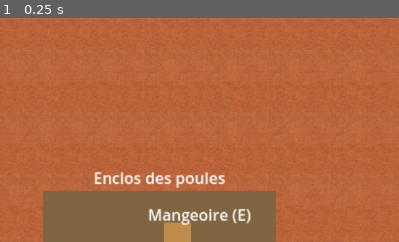
Above: before the commit, frame 1.
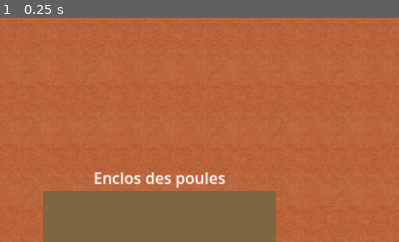
Above: after the commit, the same moment.

Repository: johnatan1999/fiainana-kely
Game: Godot game, scene res://world/world.tscn
Same seed, same stepped clock (60 frames per second), same inputs: the game is played once before the commit and once after it.
Inputs:
- Up to frame 1 (0.25 s): no input
The pictures show only the part of the screen within x 7-57%, y 50-100%; the shares and areas given below are measured in that part.

The runs differ from the first frame. In frame 1, 1.4% of the frame differs, in the area x 37-63%, y 85-100%.

Commit message:
add feeding and water bowl sprite

Diff:
--- /dev/null
+++ b/components/interaction/interactable_component.gd
@@ -0,0 +1,30 @@
+class_name InteractableComponent
+extends Area2D
+
+# Signal emitted when the player triggers this interaction
+signal interacted
+
+# Prompt displayed to the player (e.g. "Fill Bowl", "Open Chest", "Talk")
+@export var prompt_message: String = "Interact"
+
+# Whether the player can currently interact with this object
+@export var is_interactable: bool = true
+@export var interact_sfx: AudioStream
+
+
+## Called by the player's interaction detector when the interact button is pressed
+func interact() -> void:
+	if not is_interactable:
+		return
+
+	if interact_sfx:
+		AudioManager.play_sfx(interact_sfx)
+	else:
+		AudioManager.play_interact_sfx()
+	# Notify listening parent entity that interaction happened
+	interacted.emit()
+
+
+## Enable or disable interaction programmatically
+func set_interactable(enabled: bool) -> void:
+	is_interactable = enabled
--- /dev/null
+++ b/components/interaction/interactable_component.tscn
@@ -0,0 +1,10 @@
+[gd_scene load_steps=2 format=3 uid="uid://b2ppi6fyhgp1c"]
+
+[ext_resource type="Script" path="res://components/interaction/interactable_component.gd" id="1_52gu1"]
+
+[node name="InteractableComponent" type="Area2D"]
+collision_layer = 4
+collision_mask = 0
+script = ExtResource("1_52gu1")
+
+[node name="InteractableCollision2D" type="CollisionShape2D" parent="."]
--- a/entities/player/player.tscn
+++ b/entities/player/player.tscn
@@ -161,6 +161,9 @@
 "speed": 5.0
 }]
 
+[sub_resource type="RectangleShape2D" id="RectangleShape2D_o17cg"]
+size = Vector2(26, 25.5)
+
 [node name="Player" type="CharacterBody2D" groups=["player"]]
 y_sort_enabled = true
 script = ExtResource("1_piccd")
@@ -178,3 +181,13 @@
 animation = &"walk_right"
 frame_progress = 0.696398
 offset = Vector2(0, -64)
+
+[node name="InteractionPivot" type="Node2D" parent="."]
+
+[node name="InteractionDetector" type="Area2D" parent="InteractionPivot"]
+collision_layer = 0
+collision_mask = 4
+
+[node name="CollisionShape2D" type="CollisionShape2D" parent="InteractionPivot/InteractionDetector"]
+position = Vector2(13, 0)
+shape = SubResource("RectangleShape2D_o17cg")
--- a/entities/player/player_controller.gd
+++ b/entities/player/player_controller.gd
@@ -11,9 +11,11 @@
 
 @onready var camera: Camera2D = $Camera2D
 @onready var anim: AnimatedSprite2D = $AnimatedSprite2D
-
+@onready var interaction_pivot: Node2D = $InteractionPivot
+@onready var interaction_detector: Area2D = $InteractionPivot/InteractionDetector
 
 var current_tool: Tool = Tool.HOE
+var last_facing_direction: Vector2 = Vector2.RIGHT
 
 func _physics_process(_delta: float) -> void:
 	var input_vector := Input.get_vector("move_left", "move_right", "move_up", "move_down")
@@ -22,6 +24,13 @@
 	move_and_slide()
 
 	_update_animation(input_vector)
+	_update_interaction_pivot(input_vector)
+
+## Rotates the interaction pivot towards the last movement direction
+func _update_interaction_pivot(dir: Vector2) -> void:
+	if dir != Vector2.ZERO:
+		last_facing_direction = dir
+		interaction_pivot.rotation = dir.angle()
 
 func _update_animation(dir: Vector2):
 	if dir == Vector2.ZERO:
@@ -53,8 +62,12 @@
 
 func _unhandled_input(event: InputEvent) -> void:
 	if event.is_action_pressed("interact"):
-		interact_requested.emit(current_tool)
+		var interacted := _try_interact()
+
+		if not interacted:
+			interact_requested.emit(current_tool)
 		return
+
 	if event.is_action_pressed("cycle_tool"):
 		current_tool = ((current_tool + 1) % Tool.size()) as Tool
 		tool_changed.emit(current_tool)
@@ -62,3 +75,25 @@
 	if event is InputEventKey and event.pressed and not event.echo and NUMBER_KEY_TOOLS.has(event.keycode):
 		current_tool = NUMBER_KEY_TOOLS[event.keycode]
 		tool_changed.emit(current_tool)
+
+## Tries to interact with the closest component. Returns true if successful.
+func _try_interact() -> bool:
+	var overlapping_areas: Array[Area2D] = interaction_detector.get_overlapping_areas()
+	if overlapping_areas.is_empty():
+		return false
+
+	var closest_interactable: InteractableComponent = null
+	var min_distance: float = INF
+
+	for area in overlapping_areas:
+		if area is InteractableComponent and area.is_interactable:
+			var distance := global_position.distance_squared_to(area.global_position)
+			if distance < min_distance:
+				min_distance = distance
+				closest_interactable = area
+
+	if closest_interactable:
+		closest_interactable.interact()
+		return true # Une interaction a eu lieu !
+
+	return false
--- a/project.godot
+++ b/project.godot
@@ -79,6 +79,11 @@
 ]
 }
 
+[layer_names]
+
+2d_physics/layer_1="World, decors, map limit"
+2d_physics/layer_2="Player"
+
 [rendering]
 
 renderer/rendering_method="gl_compatibility"
--- a/structures/chicken_coop/feeding_bowl.gd
+++ b/structures/chicken_coop/feeding_bowl.gd
@@ -1,5 +1,5 @@
 class_name FeedingBowl
-extends Area2D
+extends StaticBody2D
 
 ## Player interacts (E) nearby to refill it for free. Chicken.gd's AI walks
 ## here when hungry and self-serves - each visit consumes one serving.
@@ -7,36 +7,43 @@
 signal refilled
 
 const MAX_SERVINGS := 6
+@export var empty_bowl_texture: Texture2D
+@export var full_bowl_texture: Texture2D
 
-var servings: int = 0
+var servings: int = 0:
+	set(value):
+		servings = clamp(value, 0, MAX_SERVINGS)
+		_update_visual()
 
-var _player_inside := false
-var _player: PlayerController
+@onready var interactable_component: InteractableComponent = $InteractableComponent
+@onready var visual: Sprite2D = $Visual
 
-func setup(player: PlayerController) -> void:
-	_player = player
-	_player.interact_requested.connect(_on_interact_requested)
-	body_entered.connect(_on_body_entered)
-	body_exited.connect(_on_body_exited)
+
+func _ready() -> void:
+	# Connect to the component's interaction signal
+	interactable_component.interacted.connect(_on_interacted)
+	_update_visual()
+
 
 func is_full() -> bool:
 	return servings > 0
+
 
 ## Called by a chicken once it actually reaches the bowl.
 func consume() -> void:
 	servings = max(0, servings - 1)
 
-func _on_body_entered(body: Node) -> void:
-	if body == _player:
-		_player_inside = true
 
-func _on_body_exited(body: Node) -> void:
-	if body == _player:
-		_player_inside = false
+func _on_interacted() -> void:
+	if servings >= MAX_SERVINGS:
+		return
 
-func _on_interact_requested(_tool) -> void:
-	if not _player_inside or servings >= MAX_SERVINGS:
-		return
 	servings = MAX_SERVINGS
-	AudioManager.play_click_menu_sfx()
 	refilled.emit()
+
+func _update_visual() -> void:
+	if not is_node_ready():
+		await ready
+
+	if visual and empty_bowl_texture and full_bowl_texture:
+		visual.texture = full_bowl_texture if servings > 0 else empty_bowl_texture
--- a/structures/chicken_coop/feeding_bowl.tscn
+++ b/structures/chicken_coop/feeding_bowl.tscn
@@ -1,28 +1,40 @@
-[gd_scene load_steps=3 format=3 uid="uid://byhktvnatk5mw"]
+[gd_scene load_steps=8 format=3 uid="uid://byhktvnatk5mw"]
 
 [ext_resource type="Script" path="res://structures/chicken_coop/feeding_bowl.gd" id="1_gylyh"]
+[ext_resource type="PackedScene" uid="uid://b2ppi6fyhgp1c" path="res://components/interaction/interactable_component.tscn" id="2_mbvn4"]
+[ext_resource type="Texture2D" uid="uid://wpq6cib7ujm" path="res://assets/tileset/farm-interior01.png" id="2_uah0x"]
+
+[sub_resource type="AtlasTexture" id="AtlasTexture_t6ghh"]
+atlas = ExtResource("2_uah0x")
+region = Rect2(0, 320, 64, 32)
+
+[sub_resource type="AtlasTexture" id="AtlasTexture_hpc8d"]
+atlas = ExtResource("2_uah0x")
+region = Rect2(64, 320, 64, 32)
 
 [sub_resource type="RectangleShape2D" id="RectangleShape2D_bowl"]
-size = Vector2(28, 28)
+size = Vector2(33, 18)
 
-[node name="FeedingBowl" type="Area2D"]
+[sub_resource type="RectangleShape2D" id="RectangleShape2D_t1do3"]
+size = Vector2(33, 19)
+
+[node name="FeedingBowl" type="StaticBody2D"]
 script = ExtResource("1_gylyh")
+empty_bowl_texture = SubResource("AtlasTexture_t6ghh")
+full_bowl_texture = SubResource("AtlasTexture_hpc8d")
 
-[node name="Visual" type="ColorRect" parent="."]
-offset_left = -14.0
-offset_top = -14.0
-offset_right = 14.0
-offset_bottom = 14.0
-mouse_filter = 2
-color = Color(0.75, 0.55, 0.3, 1)
-
-[node name="Label" type="Label" parent="."]
-offset_left = -30.0
-offset_top = -34.0
-offset_right = 30.0
-offset_bottom = -14.0
-text = "Mangeoire (E)"
-horizontal_alignment = 1
+[node name="Visual" type="Sprite2D" parent="."]
+texture = SubResource("AtlasTexture_t6ghh")
 
 [node name="CollisionShape2D" type="CollisionShape2D" parent="."]
+position = Vector2(-0.5, 5)
 shape = SubResource("RectangleShape2D_bowl")
+
+[node name="InteractableComponent" parent="." instance=ExtResource("2_mbvn4")]
+position = Vector2(-29, 17)
+
+[node name="InteractableCollision2D" parent="InteractableComponent" index="0"]
+position = Vector2(28.5, -12.5)
+shape = SubResource("RectangleShape2D_t1do3")
+
+[editable path="InteractableComponent"]
--- a/structures/chicken_coop/water_bowl.gd
+++ b/structures/chicken_coop/water_bowl.gd
@@ -1,5 +1,5 @@
 class_name WaterBowl
-extends Area2D
+extends StaticBody2D
 
 ## Player interacts (E) nearby to refill it for free. Chicken.gd's AI walks
 ## here when thirsty and self-serves - each visit consumes one serving.
@@ -8,35 +8,42 @@
 
 const MAX_SERVINGS := 6
 
-var servings: int = 0
+var servings: int = 0:
+	set(value):
+		servings = clamp(value, 0, MAX_SERVINGS)
+		_update_visual()
 
-var _player_inside := false
-var _player: PlayerController
+@onready var interactable_component: InteractableComponent = $InteractableComponent
+@onready var visual: Sprite2D = $Visual
 
-func setup(player: PlayerController) -> void:
-	_player = player
-	_player.interact_requested.connect(_on_interact_requested)
-	body_entered.connect(_on_body_entered)
-	body_exited.connect(_on_body_exited)
+@export var empty_bowl_texture: Texture2D
+@export var full_bowl_texture: Texture2D
+
+func _ready() -> void:
+	# Connect to the component's interaction signal
+	interactable_component.interacted.connect(_on_interacted)
+	_update_visual()
+
 
 func is_full() -> bool:
 	return servings > 0
+
 
 ## Called by a chicken once it actually reaches the bowl.
 func consume() -> void:
 	servings = max(0, servings - 1)
 
-func _on_body_entered(body: Node) -> void:
-	if body == _player:
-		_player_inside = true
 
-func _on_body_exited(body: Node) -> void:
-	if body == _player:
-		_player_inside = false
+func _on_interacted() -> void:
+	if servings >= MAX_SERVINGS:
+		return
 
-func _on_interact_requested(_tool) -> void:
-	if not _player_inside or servings >= MAX_SERVINGS:
-		return
 	servings = MAX_SERVINGS
-	AudioManager.play_click_menu_sfx()
 	refilled.emit()
+
+func _update_visual() -> void:
+	if not is_node_ready():
+		await ready
+
+	if visual and empty_bowl_texture and full_bowl_texture:
+		visual.texture = full_bowl_texture if servings > 0 else empty_bowl_texture
--- a/structures/chicken_coop/water_bowl.tscn
+++ b/structures/chicken_coop/water_bowl.tscn
@@ -1,28 +1,40 @@
-[gd_scene load_steps=3 format=3]
+[gd_scene load_steps=8 format=3 uid="uid://y7jfr7cu2kqf"]
 
 [ext_resource type="Script" path="res://structures/chicken_coop/water_bowl.gd" id="1_waterbowl"]
+[ext_resource type="PackedScene" uid="uid://b2ppi6fyhgp1c" path="res://components/interaction/interactable_component.tscn" id="2_fgvim"]
+[ext_resource type="Texture2D" uid="uid://wpq6cib7ujm" path="res://assets/tileset/farm-interior01.png" id="2_q88pi"]
+
+[sub_resource type="AtlasTexture" id="AtlasTexture_v6kb3"]
+atlas = ExtResource("2_q88pi")
+region = Rect2(128, 320, 32, 64)
+
+[sub_resource type="AtlasTexture" id="AtlasTexture_3jvjh"]
+atlas = ExtResource("2_q88pi")
+region = Rect2(160, 320, 32, 64)
 
 [sub_resource type="RectangleShape2D" id="RectangleShape2D_bowl"]
-size = Vector2(28, 28)
+size = Vector2(24, 29)
 
-[node name="WaterBowl" type="Area2D"]
+[sub_resource type="RectangleShape2D" id="RectangleShape2D_opybq"]
+size = Vector2(26, 29)
+
+[node name="WaterBowl" type="StaticBody2D"]
 script = ExtResource("1_waterbowl")
+empty_bowl_texture = SubResource("AtlasTexture_v6kb3")
+full_bowl_texture = SubResource("AtlasTexture_3jvjh")
 
-[node name="Visual" type="ColorRect" parent="."]
-offset_left = -14.0
-offset_top = -14.0
-offset_right = 14.0
-offset_bottom = 14.0
-mouse_filter = 2
-color = Color(0.3, 0.55, 0.75, 1)
-
-[node name="Label" type="Label" parent="."]
-offset_left = -30.0
-offset_top = -34.0
-offset_right = 30.0
-offset_bottom = -14.0
-text = "Abreuvoir (E)"
-horizontal_alignment = 1
+[node name="Visual" type="Sprite2D" parent="."]
+texture = SubResource("AtlasTexture_v6kb3")
 
 [node name="CollisionShape2D" type="CollisionShape2D" parent="."]
+position = Vector2(0, 10.5)
 shape = SubResource("RectangleShape2D_bowl")
+
+[node name="InteractableComponent" parent="." instance=ExtResource("2_fgvim")]
+position = Vector2(18, 28)
+
+[node name="InteractableCollision2D" parent="InteractableComponent" index="0"]
+position = Vector2(-18, -17.5)
+shape = SubResource("RectangleShape2D_opybq")
+
+[editable path="InteractableComponent"]
--- a/systems/animal/animal_manager.gd
+++ b/systems/animal/animal_manager.gd
@@ -49,8 +49,8 @@
 	_water_bowl = farm_area.get_node("WaterBowl")
 	_animal_container = farm_area.get_node("AnimalContainer")
 	_coop.setup(player, self)
-	_feeding_bowl.setup(player)
-	_water_bowl.setup(player)
+	#_feeding_bowl.setup(player)
+	#_water_bowl.setup(player)
 
 	for animal_id in simulation.get_all_animal_ids():
 		_spawn_chicken(animal_id)
--- a/world/areas/exterior/player_village.tscn
+++ b/world/areas/exterior/player_village.tscn
@@ -6,12 +6,12 @@
 [ext_resource type="PackedScene" uid="uid://dd2hvqpppgxdw" path="res://structures/farm/farm/farm_view.tscn" id="4_w2nlg"]
 [ext_resource type="PackedScene" uid="uid://bhnm7ccttiisy" path="res://structures/houses/House.tscn" id="5_bvnba"]
 [ext_resource type="PackedScene" uid="uid://41pmy102xlbk" path="res://structures/chicken_coop/chicken_coop.tscn" id="6_eobbd"]
-[ext_resource type="PackedScene" uid="uid://byhktvnatk5mw" path="res://structures/chicken_coop/feeding_bowl.tscn" id="7_jffgs"]
-[ext_resource type="PackedScene" path="res://structures/chicken_coop/water_bowl.tscn" id="8_p1ha8"]
 [ext_resource type="PackedScene" uid="uid://dgak5cew5n3hy" path="res://entities/animals/chicken/chicken.tscn" id="9_5wie0"]
 [ext_resource type="SpriteFrames" uid="uid://c8b1vmmb21c3e" path="res://data/rooster.tres" id="10_dyv0b"]
 [ext_resource type="PackedScene" path="res://structures/modular_farm_zone_sign.tscn" id="11_vq4vc"]
 [ext_resource type="PackedScene" uid="uid://yyodnuua7d7i" path="res://structures/farm_zone_sign.tscn" id="12_armmf"]
+[ext_resource type="PackedScene" uid="uid://byhktvnatk5mw" path="res://structures/chicken_coop/feeding_bowl.tscn" id="12_b57o8"]
+[ext_resource type="PackedScene" uid="uid://y7jfr7cu2kqf" path="res://structures/chicken_coop/water_bowl.tscn" id="13_7tclo"]
 [ext_resource type="PackedScene" uid="uid://dv8rtwpbrtee0" path="res://structures/shop/shop.tscn" id="13_okjkt"]
 
 [sub_resource type="RectangleShape2D" id="RectangleShape2D_wall_v_placeholder"]
@@ -97,12 +97,6 @@
 
 [node name="ChickenCoop" parent="." instance=ExtResource("6_eobbd")]
 position = Vector2(684, 278)
-
-[node name="FeedingBowl" parent="." instance=ExtResource("7_jffgs")]
-position = Vector2(228, 447)
-
-[node name="WaterBowl" parent="." instance=ExtResource("8_p1ha8")]
-position = Vector2(250, 510)
 
 [node name="AnimalContainer" type="Node2D" parent="."]
 
@@ -191,3 +185,9 @@
 
 [node name="Shop" parent="." instance=ExtResource("13_okjkt")]
 position = Vector2(1170, 809)
+
+[node name="FeedingBowl" parent="." instance=ExtResource("12_b57o8")]
+position = Vector2(149, 470)
+
+[node name="WaterBowl" parent="." instance=ExtResource("13_7tclo")]
+position = Vector2(250, 502)
--- a/world/areas/interior/farm/chicken_coop_interior.tscn
+++ b/world/areas/interior/farm/chicken_coop_interior.tscn
@@ -1,8 +1,10 @@
-[gd_scene load_steps=6 format=3 uid="uid://dq8hgec32i74o"]
+[gd_scene load_steps=8 format=3 uid="uid://dq8hgec32i74o"]
 
 [ext_resource type="Texture2D" uid="uid://wpq6cib7ujm" path="res://assets/tileset/farm-interior01.png" id="1_dcsrc"]
 [ext_resource type="Script" path="res://world/zone_root.gd" id="1_gayrm"]
 [ext_resource type="PackedScene" uid="uid://dj08ehqk2868w" path="res://components/door/exit_door.tscn" id="2_3n2be"]
+[ext_resource type="PackedScene" uid="uid://byhktvnatk5mw" path="res://structures/chicken_coop/feeding_bowl.tscn" id="4_4aw65"]
+[ext_resource type="PackedScene" uid="uid://y7jfr7cu2kqf" path="res://structures/chicken_coop/water_bowl.tscn" id="5_wr2mm"]
 
 [sub_resource type="AtlasTexture" id="AtlasTexture_465yl"]
 atlas = ExtResource("1_dcsrc")
@@ -13,6 +15,12 @@
 
 [node name="ChickenCoopInterior" type="Node2D"]
 script = ExtResource("1_gayrm")
+
+[node name="Spawns" type="Node2D" parent="."]
+position = Vector2(1, 88)
+
+[node name="SpawnFrom_VILLAGE" type="Marker2D" parent="Spawns"]
+position = Vector2(-1, 16)
 
 [node name="Sprite2D" type="Sprite2D" parent="."]
 texture = SubResource("AtlasTexture_465yl")
@@ -28,10 +36,10 @@
 [node name="CollisionShape2D" parent="ExitDoor" index="0"]
 shape = SubResource("RectangleShape2D_ekeyn")
 
-[node name="Spawns" type="Node2D" parent="."]
-position = Vector2(1, 88)
+[node name="FeedingBowl" parent="." instance=ExtResource("4_4aw65")]
+position = Vector2(-49, -5)
 
-[node name="SpawnFrom_VILLAGE" type="Marker2D" parent="Spawns"]
-position = Vector2(-1, 16)
+[node name="WaterBowl" parent="." instance=ExtResource("5_wr2mm")]
+position = Vector2(52, 27)
 
 [editable path="ExitDoor"]
Not shown: 1 places in entities/player/player.tscn that only renumber resources
